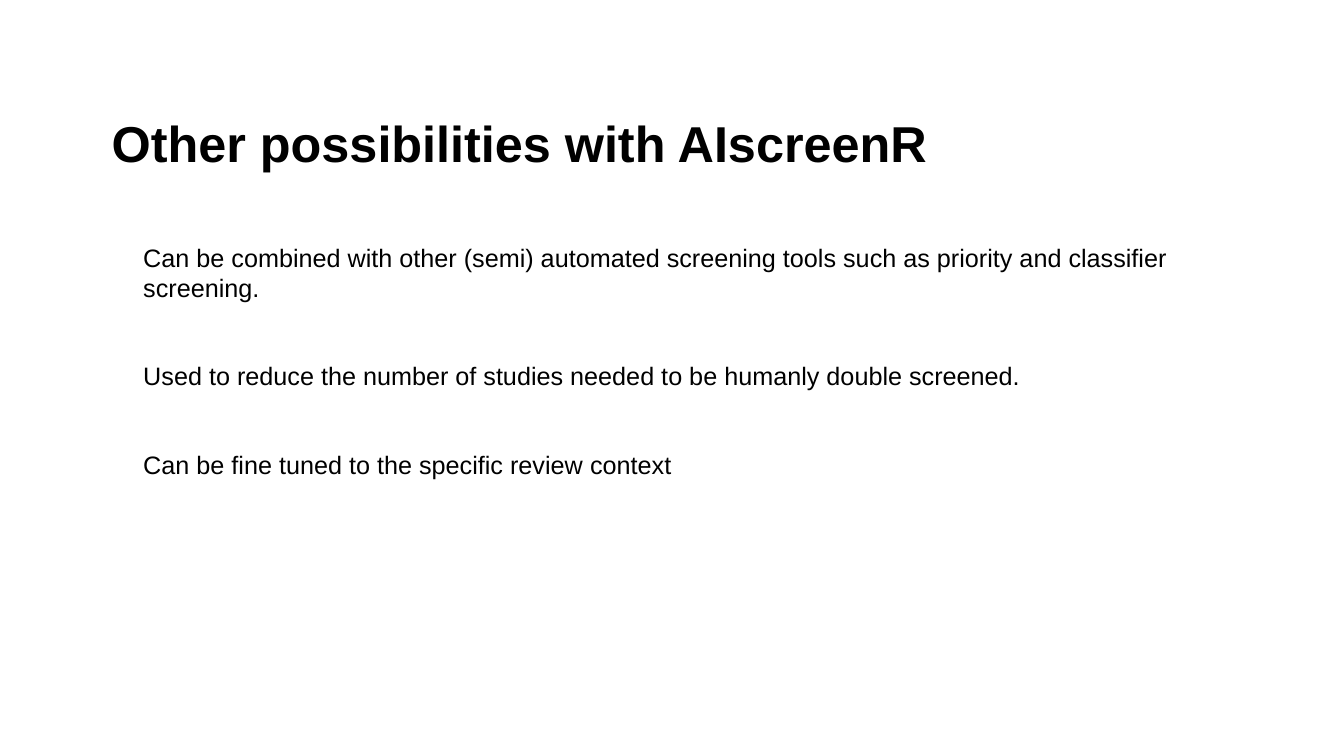
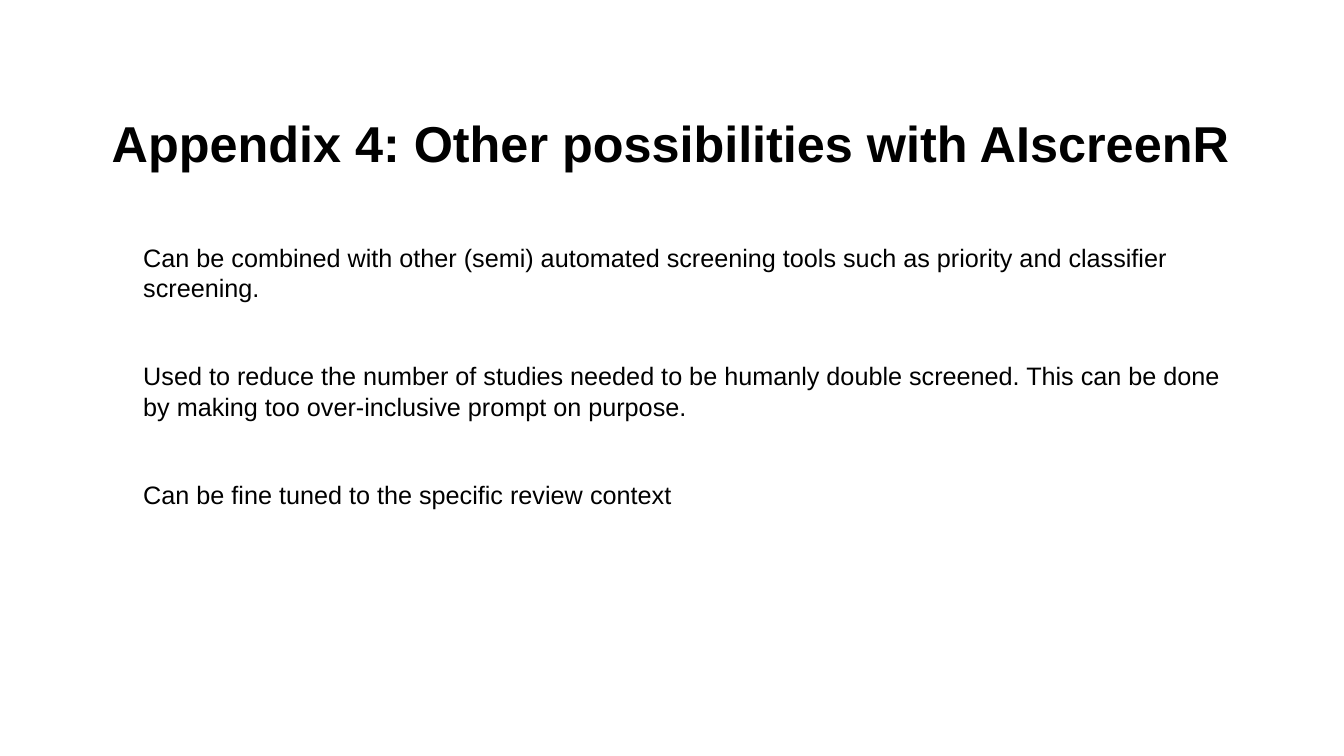
Before and after one commit to MikkelVembye/SRMA-SIG-presentation, a slide deck: slide 16 of SRMA SIG presentation 2024.potx.pptx. Drawn at 1344x756 pixels with LibreOffice and Linux fonts; fonts in the diff are those of the drawing; background and template pictures are left out. Boxes give left, top, right and bottom in pixels: in the first picture for what was removed or moved away, otherwise in the second. Text is boxed around its words. In the diff, an @@ line names an element or a change of style, - is before the commit and + after.

```diff
--- a/SRMA SIG presentation 2024.potx.pptx
+++ b/SRMA SIG presentation 2024.potx.pptx
@@ title at box(112, 125, 1229, 171): text changed @@
-Other possibilities with AIscreenR
+Appendix 4: Other possibilities with AIscreenR
@@ text at box(143, 366, 1219, 421): text changed @@
-• Used to reduce the number of studies needed to be humanly double screened.
+• Used to reduce the number of studies needed to be humanly double screened. This can be done by making too over-inclusive prompt on purpose.
```
Also in this commit, not shown: 4 other slides changed, 1 slide added, 1 slide removed.
